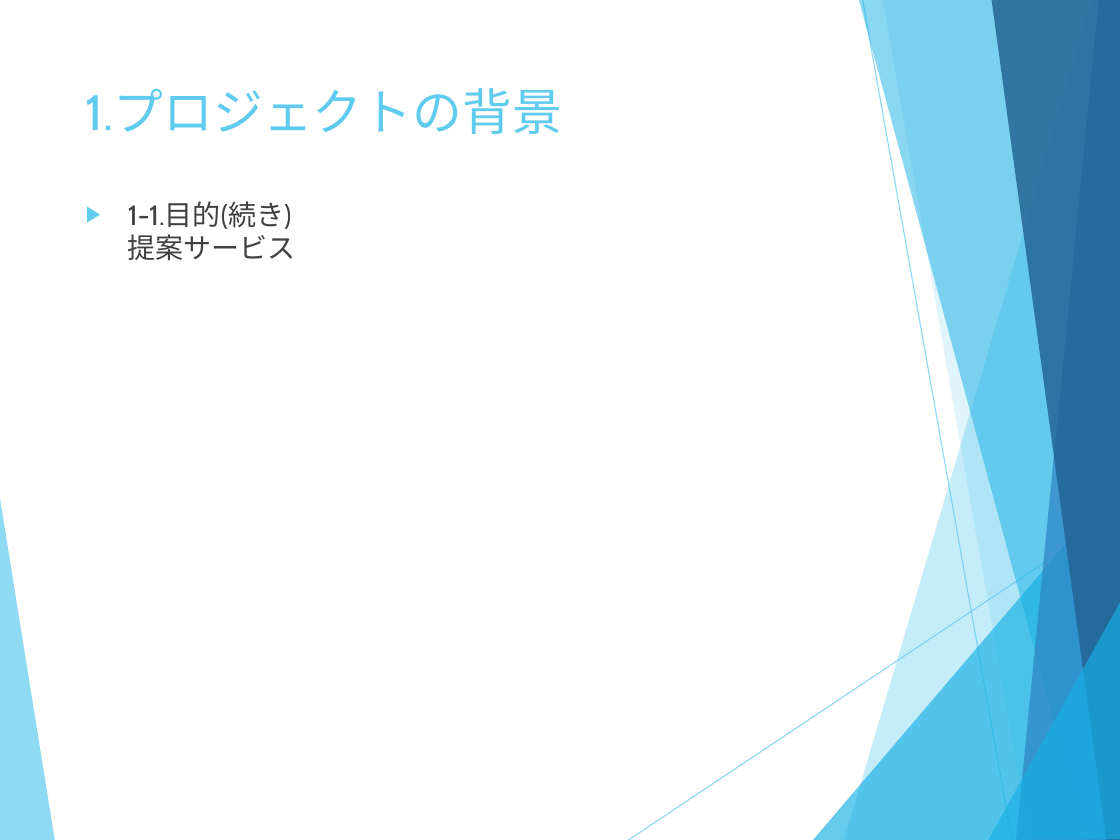
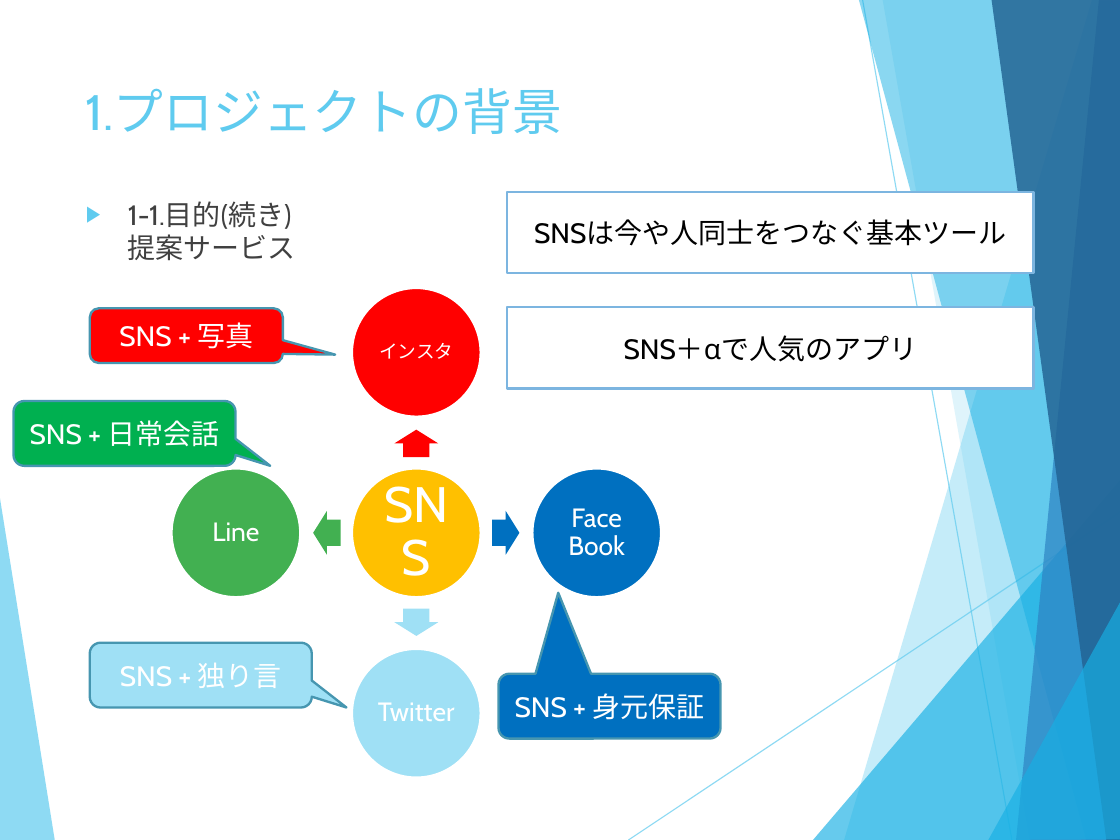
Before and after one commit to junteruki/Muscle-training-SNS, a slide deck: slide 4 of MuscleSNS_企画書兼要件定義書_照屋_v1.pptx. Drawn at 1120x840 pixels with LibreOffice and Linux fonts; fonts in the diff are those of the drawing. Boxes give left, top, right and bottom in pixels: in the first picture for what was removed or moved away, otherwise in the second. Text is boxed around its words. In the diff, an @@ line names an element or a change of style, - is before the commit and + after.

Commit message:
none

```diff
--- a/MuscleSNS_企画書兼要件定義書_照屋_v1.pptx
+++ b/MuscleSNS_企画書兼要件定義書_照屋_v1.pptx
@@ rectangle added at bbox=[507, 192, 1034, 272], fill #FFFFFF, outline #7CB5E0 1.5 pt, 18 pt, text #000000 @@
+SNSは今や人同士をつなぐ基本ツール
@@ rounded speech box added at bbox=[90, 308, 282, 363], fill #FF0000, outline #4696B1 1.5 pt, 18 pt, text #FFFFFF @@
+SNS + 写真
@@ rectangle added at bbox=[507, 307, 1034, 388], fill #FFFFFF, outline #7CB5E0 1.5 pt, 18 pt, text #000000 @@
+SNS＋αで人気のアプリ
@@ rounded speech box added at bbox=[13, 401, 235, 466], fill #00B050, outline #4696B1 1.5 pt, 18 pt, text #FFFFFF @@
+SNS + 日常会話
@@ group added at bbox=[171, 288, 661, 777]: 5 ellipses, 5 texts, 4 right arrows @@
+SNS
+インスタ
+Face Book
+Twitter
+Line
@@ rounded speech box added at bbox=[90, 643, 311, 708], fill #9FE0F5, outline #4696B1 1.5 pt, 18 pt, text #FFFFFF @@
+SNS + 独り言
@@ rounded speech box added at bbox=[498, 674, 720, 739], fill #0070C0, outline #4696B1 1.5 pt, 18 pt, text #FFFFFF @@
+SNS + 身元保証
```
